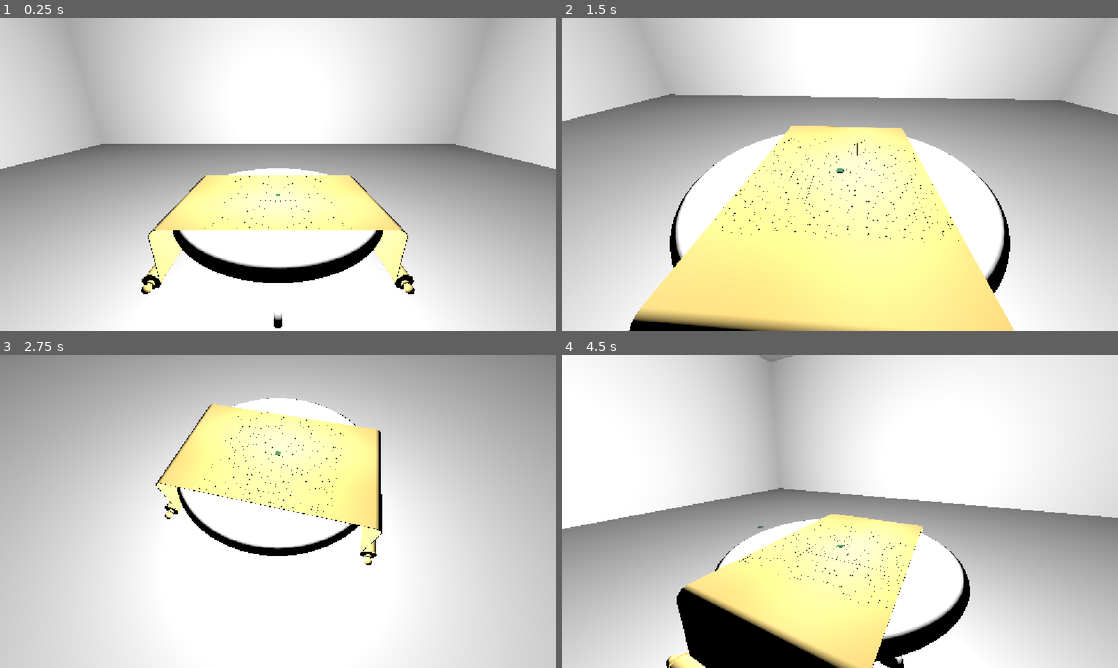
Above: before the commit, frames 1-4 (two rows, left to right).
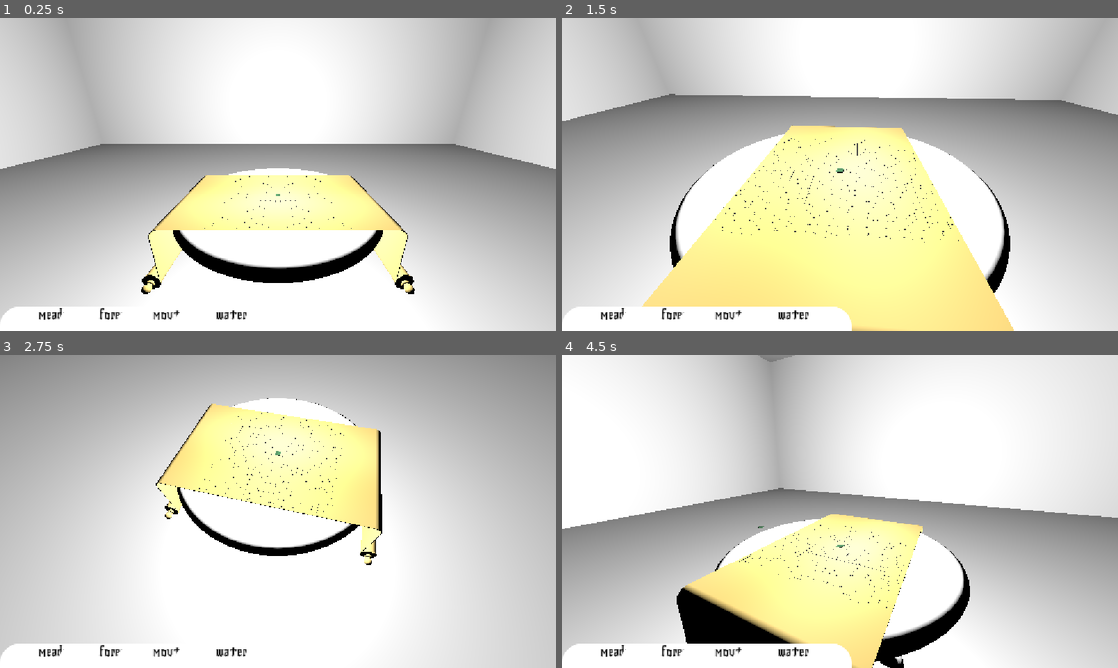
Above: after the commit, the same moments.

Repository: greywolfcode/TBD
Game: Godot game, scene res://areas/game.tscn
Two runs of this game, one before a commit and one after it. Both use one fixed random seed, a clock stepped at 60 frames per second and the inputs below.
Inputs (mouse positions are in pixels of both pictures, inside the frame that each line leads up to):
- Up to frame 1 (0.25 s): no input
- Up to frame 2 (1.5 s): tap Enter at 0.5 s; move the mouse to (962, 158) at 0.52 s; press the mouse at (962, 158) at 0.53 s; hold D (rotate_right) 0.53-1.28 s; move the mouse to (728, 190) at 1.27 s; release the mouse at (728, 190) at 1.28 s; hold S (tilt_down) from 1.28 s (still down); tap Mouse wheel up (zoom_in) at 1.35 s
- Up to frame 3 (2.75 s): move the mouse to (333, 442) at 2.02 s; release S (tilt_down) at 2.03 s; hold D (rotate_right) from 2.03 s (still down); tap Mouse wheel down (zoom_out) at 2.1 s
- Up to frame 4 (4.5 s): move the mouse to (812, 574) at 2.77 s; release D (rotate_right) at 2.78 s; hold W (tilt_up) 2.78-3.53 s; click (812, 574) at 2.85 s; move the mouse to (1006, 558) at 3.52 s; hold A (rotate_left) from 3.53 s (still down); tap Mouse wheel up (zoom_in) at 3.6 s; move the mouse to (673, 464) at 4.27 s; tap Mouse wheel down (zoom_out) at 4.35 s

The runs differ from the first frame. In frame 1, 1.2% of the frame differs, in the area x 0-51%, y 92-100%; in frame 2, 3.4%; in frame 3, 1.6%; in frame 4, 3.4%, in the area x 0-53%, y 92-100%.

Commit message:
Create hand ui for displaying cards

Diff:
--- a/src/areas/game.tscn
+++ b/src/areas/game.tscn
@@ -6,6 +6,7 @@
 [ext_resource type="Script" uid="uid://dnj6034oivbs8" path="res://world/table/table.gd" id="4_3psbg"]
 [ext_resource type="PackedScene" uid="uid://dur34mf6no77" path="res://tiles/preview/tile_preview.tscn" id="5_o4u2g"]
 [ext_resource type="PackedScene" uid="uid://bl3qvbna6i1px" path="res://tiles/meadow/meadow.tscn" id="6_cfpgt"]
+[ext_resource type="PackedScene" uid="uid://brsc5sy4sbt0a" path="res://ui/hand.tscn" id="7_sjjqm"]
 
 [sub_resource type="BoxShape3D" id="BoxShape3D_k7u66"]
 margin = 0.1
@@ -34,3 +35,5 @@
 
 [node name="meadow" parent="tiles" unique_id=1172833996 instance=ExtResource("6_cfpgt")]
 transform = Transform3D(1, 0, 0, 0, 1, 0, 0, 0, 1, 0, 0.015, 0)
+
+[node name="hand" parent="." unique_id=1269245742 instance=ExtResource("7_sjjqm")]
--- /dev/null
+++ b/src/ui/hand.gd
@@ -0,0 +1,22 @@
+extends Control
+
+const CARD: PackedScene = preload("res://cards/card.tscn")
+var num_cards: int = 0
+
+func _ready() -> void:
+	add_card("meadow")
+	add_card("forest")
+	add_card("moutain")
+	add_card("water")
+
+func add_card(card_name: String) -> void:
+	var card: Node = CARD.instantiate()
+
+	var card_x: int = num_cards * 120 #card is 240 pixels wide, this adds overlap
+	var card_y: int = get_viewport_rect().size.y - 50 #offset from bottom of screen
+	card.set_card_default_pos(card_x, card_y)
+
+	card.set_card_name(card_name)
+
+	self.add_child(card)
+	num_cards += 1
--- /dev/null
+++ b/src/ui/hand.tscn
@@ -0,0 +1,12 @@
+[gd_scene format=3 uid="uid://brsc5sy4sbt0a"]
+
+[ext_resource type="Script" uid="uid://04x0uw45onst" path="res://ui/hand.gd" id="1_l5xfj"]
+
+[node name="hand" type="Control" unique_id=1269245742]
+layout_mode = 3
+anchors_preset = 15
+anchor_right = 1.0
+anchor_bottom = 1.0
+grow_horizontal = 2
+grow_vertical = 2
+script = ExtResource("1_l5xfj")
Not shown, added: src/ui/hand.gd.uid
